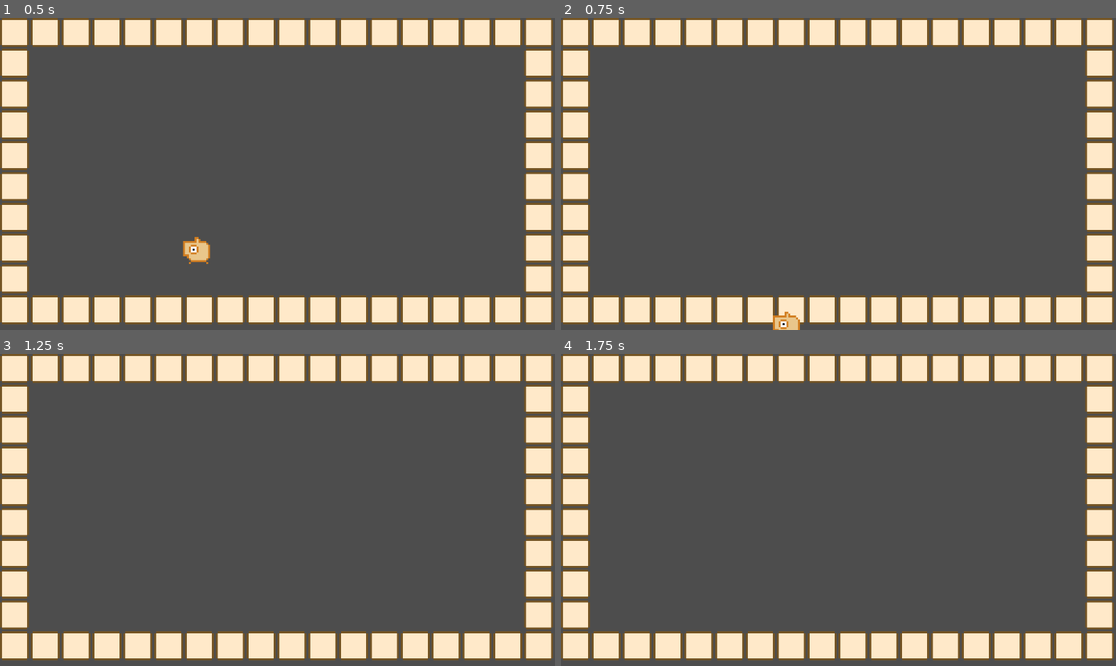
Above: before the commit, frames 1-4 (two rows, left to right).
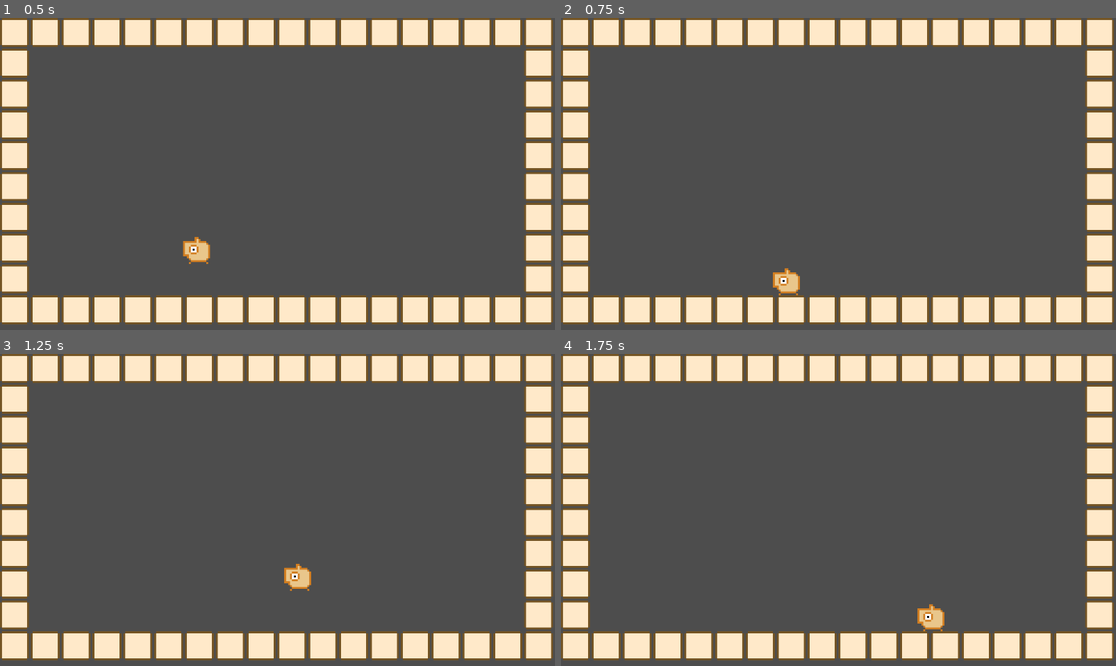
Above: after the commit, the same moments.

Repository: syun77/gd_inovania
Game: Godot game, scene res://Main.tscn
The game is run twice, just before and just after one commit, with the same random seed, the same clock (stepped at 60 frames per second) and the same inputs.
Inputs (mouse positions are in pixels of both pictures, inside the frame that each line leads up to):
- Up to frame 1 (0.5 s): no input
- Up to frame 2 (0.75 s): tap Enter (ui_accept) at 0.5 s; move the mouse to (960, 158) at 0.52 s; hold Right (ui_right) from 0.53 s (still down)
- Up to frame 3 (1.25 s): keep holding Right (ui_right); tap Enter (ui_accept) at 0.77 s
- Up to frame 4 (1.75 s): keep holding Right (ui_right); move the mouse to (727, 525) at 1.27 s; tap Enter (ui_accept) at 1.52 s

Frame 1 is identical in both runs. In frame 2, 0.6% of the frame differs, in the area x 38-44%, y 80-100%; in frame 3, 0.3%; in frame 4, 0.3%.

Commit message:
壁との衝突がおかしい不具合を修正

Diff:
--- a/gd_inovania/src/player/Player.tscn
+++ b/gd_inovania/src/player/Player.tscn
@@ -7,6 +7,7 @@
 size = Vector2(48, 56)
 
 [node name="Player" type="CharacterBody2D"]
+collision_mask = 2
 script = ExtResource("1_ex6wv")
 
 [node name="Sprite" type="Sprite2D" parent="."]
